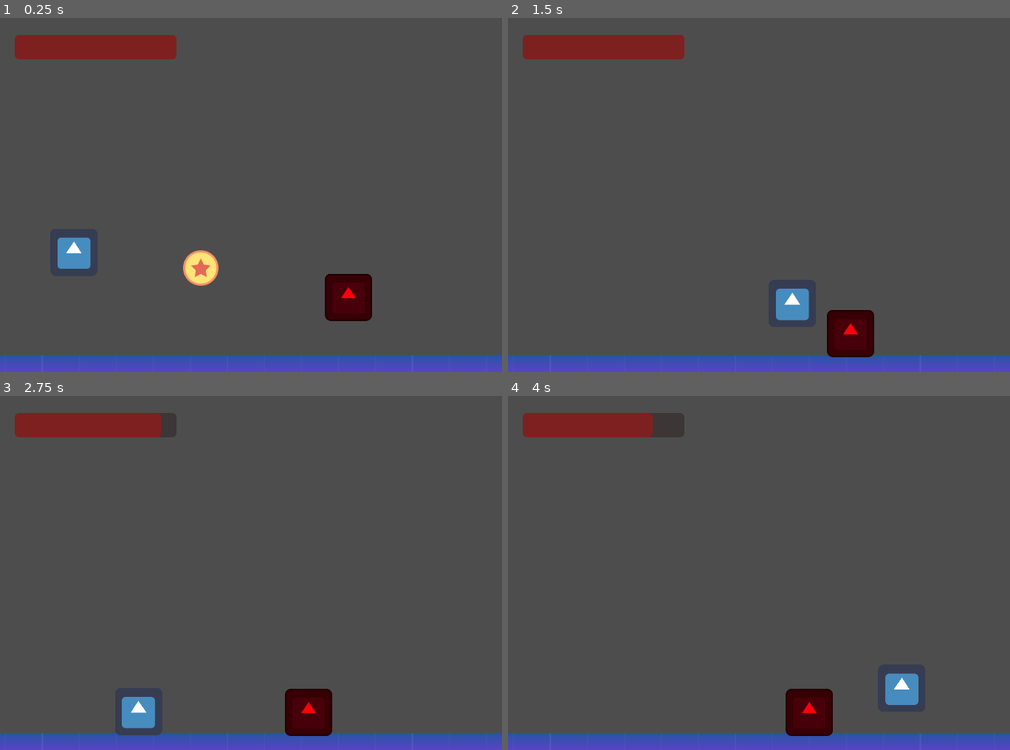
Above: before the commit, frames 1-4 (two rows, left to right).
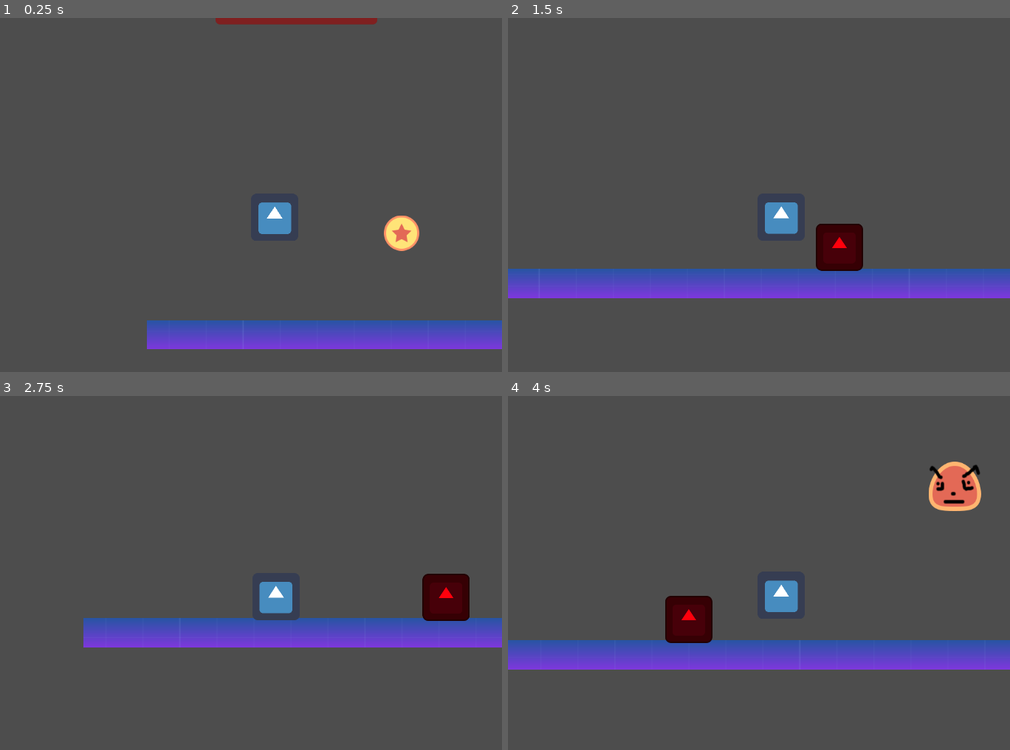
Above: after the commit, the same moments.

Repository: edurs2602/epogames2023
Game: Godot game, scene res://scenes/enviroment/main.tscn
The game is run twice, just before and just after one commit, with the same random seed, the same clock (stepped at 60 frames per second) and the same inputs. The engine's default icon, where the game draws it, is replaced by a stand-in: a white triangle on a blue panel in a dark square.
Inputs:
- Up to frame 1 (0.25 s): no input
- Up to frame 2 (1.5 s): tap Enter (ui_accept) at 0.5, 0.77 s; hold Right (ui_right) from 0.53 s (still down); tap Shift (shift) at 0.6, 1.35 s
- Up to frame 3 (2.75 s): tap Enter (ui_accept) at 1.52 s; release Right (ui_right) at 2.03 s; hold Left (ui_left) from 2.03 s (still down); tap Shift (shift) at 2.1 s
- Up to frame 4 (4 s): release Left (ui_left) at 2.78 s; hold Right (ui_right) from 2.78 s (still down); tap Shift (shift) at 2.85, 3.6 s; tap Enter (ui_accept) at 3.02, 3.77 s

The runs differ from the first frame. In frame 1, 17% of the frame differs, in the area x 0-100%, y 0-100%; in frame 2, 19%; in frame 3, 17%; in frame 4, 20%, in the area x 0-100%, y 4-100%.

Commit message:
camera adicionada

Diff:
--- a/scenes/enviroment/main.tscn
+++ b/scenes/enviroment/main.tscn
@@ -6,6 +6,10 @@
 [ext_resource type="PackedScene" uid="uid://c0oj2xowl5ru6" path="res://scenes/enemy/enemy.tscn" id="4_kmoea"]
 [ext_resource type="PackedScene" path="res://scenes/coin.tscn" id="5_8vmbr"]
 [ext_resource type="PackedScene" uid="uid://cictcb1ljgss2" path="res://scenes/fly_enemy.tscn" id="6_f5jpi"]
+[ext_resource type="PackedScene" path="res://scenes/door.tscn" id="7_xl8iy"]
+[ext_resource type="PackedScene" uid="uid://dp85e7yhmed05" path="res://scenes/object_break.tscn" id="8_m04rj"]
+[ext_resource type="PackedScene" path="res://scenes/torch.tscn" id="9_r2ahb"]
+[ext_resource type="PackedScene" path="res://scenes/spikes.tscn" id="10_gvef5"]
 
 [sub_resource type="TileSet" id="TileSet_5kb6j"]
 
@@ -54,3 +58,15 @@
 
 [node name="fly_enemy" parent="." instance=ExtResource("6_f5jpi")]
 position = Vector2(769, 250)
+
+[node name="door" parent="." instance=ExtResource("7_xl8iy")]
+position = Vector2(1377, 406)
+
+[node name="Object_Break" parent="." instance=ExtResource("8_m04rj")]
+position = Vector2(1793, 426)
+
+[node name="torch" parent="." instance=ExtResource("9_r2ahb")]
+position = Vector2(1291, 436)
+
+[node name="spikes" parent="." instance=ExtResource("10_gvef5")]
+position = Vector2(1988, 420)
--- a/scenes/fly_enemy.tscn
+++ b/scenes/fly_enemy.tscn
@@ -1,7 +1,7 @@
 [gd_scene load_steps=6 format=3 uid="uid://cictcb1ljgss2"]
 
+[ext_resource type="Script" path="res://src/Actors/scripts/enemy/fly_enemy.gd" id="1_7cikq"]
 [ext_resource type="Texture2D" uid="uid://hhqudxgwpryt" path="res://assets/fly_enemy.png" id="1_faspw"]
-[ext_resource type="Script" path="res://src/Actors/scripts/fly_enemy.gd" id="1_n3cx5"]
 
 [sub_resource type="CircleShape2D" id="CircleShape2D_qx8ha"]
 radius = 36.5266
@@ -14,7 +14,7 @@
 [node name="fly_enemy" type="CharacterBody2D"]
 collision_layer = 2
 collision_mask = 13
-script = ExtResource("1_n3cx5")
+script = ExtResource("1_7cikq")
 
 [node name="Enemy_colision" type="CollisionShape2D" parent="."]
 position = Vector2(-1, 0)
--- a/scenes/player.tscn
+++ b/scenes/player.tscn
@@ -52,6 +52,11 @@
 texture = ExtResource("2_6tlex")
 centered = false
 
+[node name="Camera2D" type="Camera2D" parent="."]
+limit_smoothed = true
+position_smoothing_enabled = true
+position_smoothing_speed = 100.0
+
 [connection signal="body_entered" from="hitbox" to="." method="_on_hitbox_body_entered"]
 [connection signal="body_exited" from="hitbox" to="." method="_on_hitbox_body_exited"]
 [connection signal="body_entered" from="attack_hitbox" to="." method="_on_attack_hitbox_body_entered"]
--- a/src/Actors/scripts/fly_enemy.gd
+++ b/src/Actors/scripts/enemy/fly_enemy.gd
@@ -27,7 +27,8 @@
 
 	if !is_enemy_on_floor and !player_chase:
 		#velocity.y += (directionYIdle * SPEED) * delta
-		velocity.y = move_toward(position.y, position.y - 2, delta * yDelta)
+		#velocity.y = move_toward(position.y, position.y - 2, delta * yDelta)
+		pass
 
 	if(player_chase):
 		position += (player.position - position)/SPEED
Not shown: 1 places in scenes/enviroment/main.tscn that only renumber resources
